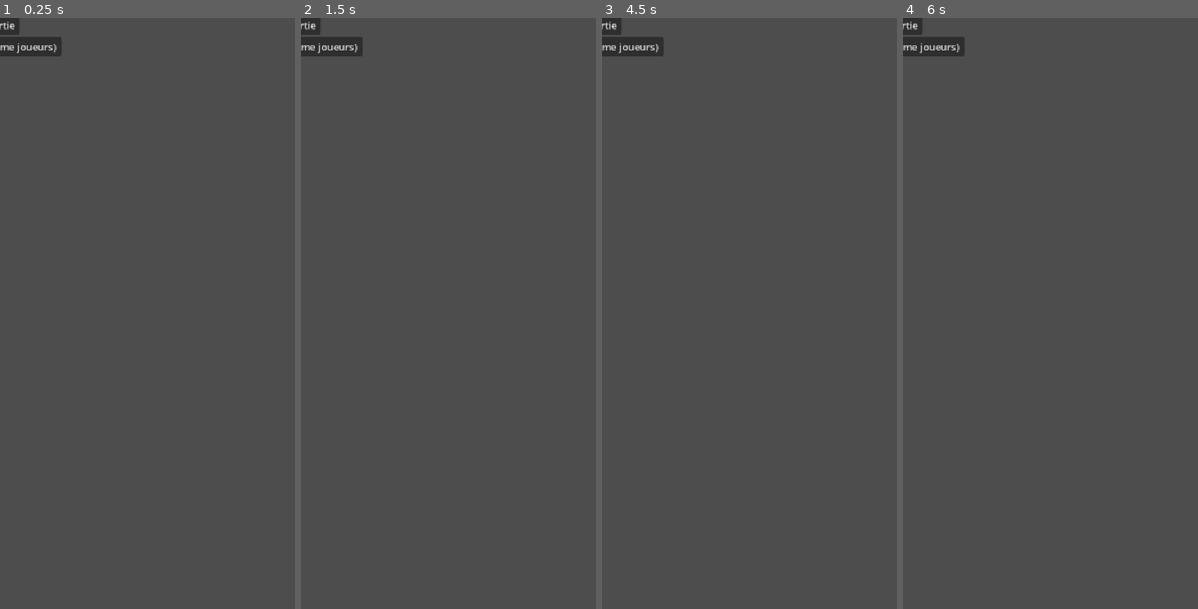
Above: before the commit, frames 1-4 (left to right).
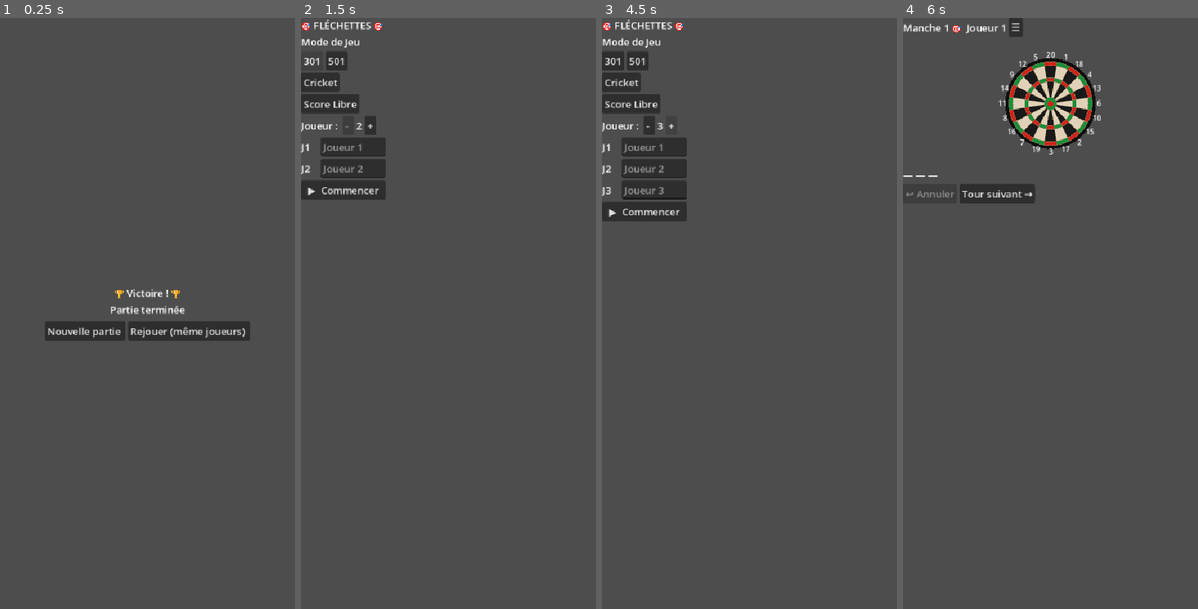
Above: after the commit, the same moments.

Repository: hugewilfried-hub/flechepointe
Game: Godot game, scene res://scenes/WinScreen.tscn
Two runs of this game, one before a commit and one after it. Both use one fixed random seed, a clock stepped at 60 frames per second and the inputs below. This scene is started directly instead of the project's main scene.
Inputs (mouse positions are in pixels of both pictures, inside the frame that each line leads up to):
- Up to frame 1 (0.25 s): no input
- Up to frame 2 (1.5 s): click (386, 331) at 0.5 s, where only the run after the commit has a clickable "Nouvelle partie"; click (312, 59) at 1.25 s, where only the run after the commit has a clickable "301"
- Up to frame 3 (4.5 s): click (637, 59) at 2 s, where only the run after the commit has a clickable "501"; click (622, 83) at 2.75 s, where only the run after the commit has a clickable "Cricket"; click (631, 106) at 3.5 s, where only the run after the commit has a clickable "Score Libre"; click (672, 124) at 4.25 s, where only the run after the commit has a clickable "+"
- Up to frame 4 (6 s): click (950, 124) at 5 s, where only the run after the commit has a clickable "-"; click (944, 189) at 5.75 s, where only the run after the commit has a clickable "▶ Commencer"

The runs differ from the first frame. In frame 1, 3.1% of the frame differs, in the area x 0-85%, y 0-55%; in frame 2, 4.3%; in frame 3, 5.1%; in frame 4, 5.9%, in the area x 0-68%, y 0-32%.
Error before the commit: Parse Error: Cannot infer the type of "p" variable because the value doesn't have a set type. (res://scenes/WinScreen.gd:46)

Commit message:
Affiche le score du tour et corrige l'ecran de victoire
- ScorePanel : ajoute le total de la volee en cours pour chaque joueur
  en plus du score restant.
- WinScreen : les chemins @onready pointaient vers d'anciens noms de
  noeuds et une erreur de typage GDScript empechait le script de se
  charger, rendant les boutons et l'affichage des scores inoperants.
  Ancrage plein ecran + centrage du contenu ajoutes.

Co-Authored-By: Claude Sonnet 5 <noreply@anthropic.com>

Diff:
--- a/components/ScorePanel.gd
+++ b/components/ScorePanel.gd
@@ -84,6 +84,15 @@
 	var displayed_score: int = p["score"]
 	var is_current      := (idx == current_idx)
 
+	# ── Score du tour en cours ────────────────
+	var turn_lbl := Label.new()
+	turn_lbl.horizontal_alignment = HORIZONTAL_ALIGNMENT_CENTER
+	turn_lbl.add_theme_font_size_override("font_size", 13)
+	turn_lbl.add_theme_color_override("font_color", Color(0.65, 0.65, 0.65))
+	turn_lbl.text = "Tour: %d" % pending_pts if (is_current and pending_pts > 0) else "Tour: -"
+	col.add_child(turn_lbl)
+
+	# ── Score restant à faire ──────────────────
 	var score_lbl := Label.new()
 	score_lbl.horizontal_alignment = HORIZONTAL_ALIGNMENT_CENTER
 	score_lbl.add_theme_font_size_override("font_size", 26)
--- a/scenes/WinScreen.gd
+++ b/scenes/WinScreen.gd
@@ -7,10 +7,10 @@
 const MENU_SCENE := "res://scenes/MainMenu.tscn"
 const GAME_SCENE := "res://scenes/Game.tscn"
 
-@onready var lbl_winner:       Label         = $VBox/LblWinner
-@onready var scores_container: VBoxContainer = $VBox/ScoresContainer
-@onready var btn_menu:         Button        = $VBox/BtnRow/BtnMenu
-@onready var btn_replay:       Button        = $VBox/BtnRow/BtnReplay
+@onready var lbl_winner:       Label         = $VBoxContainer/lbl_winner
+@onready var scores_container: VBoxContainer = $VBoxContainer/scores_container
+@onready var btn_menu:         Button        = $VBoxContainer/HFlowContainer/btn_menu
+@onready var btn_replay:       Button        = $VBoxContainer/HFlowContainer/btn_replay
 
 # ─────────────────────────────────────────────
 func _ready() -> void:
@@ -43,7 +43,7 @@
 			sorted_players.sort_custom(func(a, b): return a["free_score"] > b["free_score"])
 
 	for i in sorted_players.size():
-		var p   := sorted_players[i]
+		var p: Dictionary = sorted_players[i]
 		var row := HBoxContainer.new()
 
 		# Rang
--- a/scenes/WinScreen.tscn
+++ b/scenes/WinScreen.tscn
@@ -4,7 +4,11 @@
 
 [node name="WinScreen" type="Control" unique_id=1646087787]
 layout_mode = 3
-anchors_preset = 0
+anchors_preset = 15
+anchor_right = 1.0
+anchor_bottom = 1.0
+grow_horizontal = 2
+grow_vertical = 2
 script = ExtResource("1_ulig0")
 
 [node name="VBoxContainer" type="VBoxContainer" parent="." unique_id=2138841653]
@@ -14,19 +18,23 @@
 anchor_bottom = 1.0
 grow_horizontal = 2
 grow_vertical = 2
+alignment = 1
 
 [node name="Label" type="Label" parent="VBoxContainer" unique_id=1368289506]
 layout_mode = 2
+horizontal_alignment = 1
 text = "🏆 Victoire ! 🏆"
 
 [node name="lbl_winner" type="Label" parent="VBoxContainer" unique_id=1284643367]
 layout_mode = 2
+horizontal_alignment = 1
 
 [node name="scores_container" type="VBoxContainer" parent="VBoxContainer" unique_id=2137219664]
 layout_mode = 2
 
 [node name="HFlowContainer" type="HFlowContainer" parent="VBoxContainer" unique_id=1173082696]
 layout_mode = 2
+alignment = 1
 
 [node name="btn_menu" type="Button" parent="VBoxContainer/HFlowContainer" unique_id=1233617752]
 layout_mode = 2
